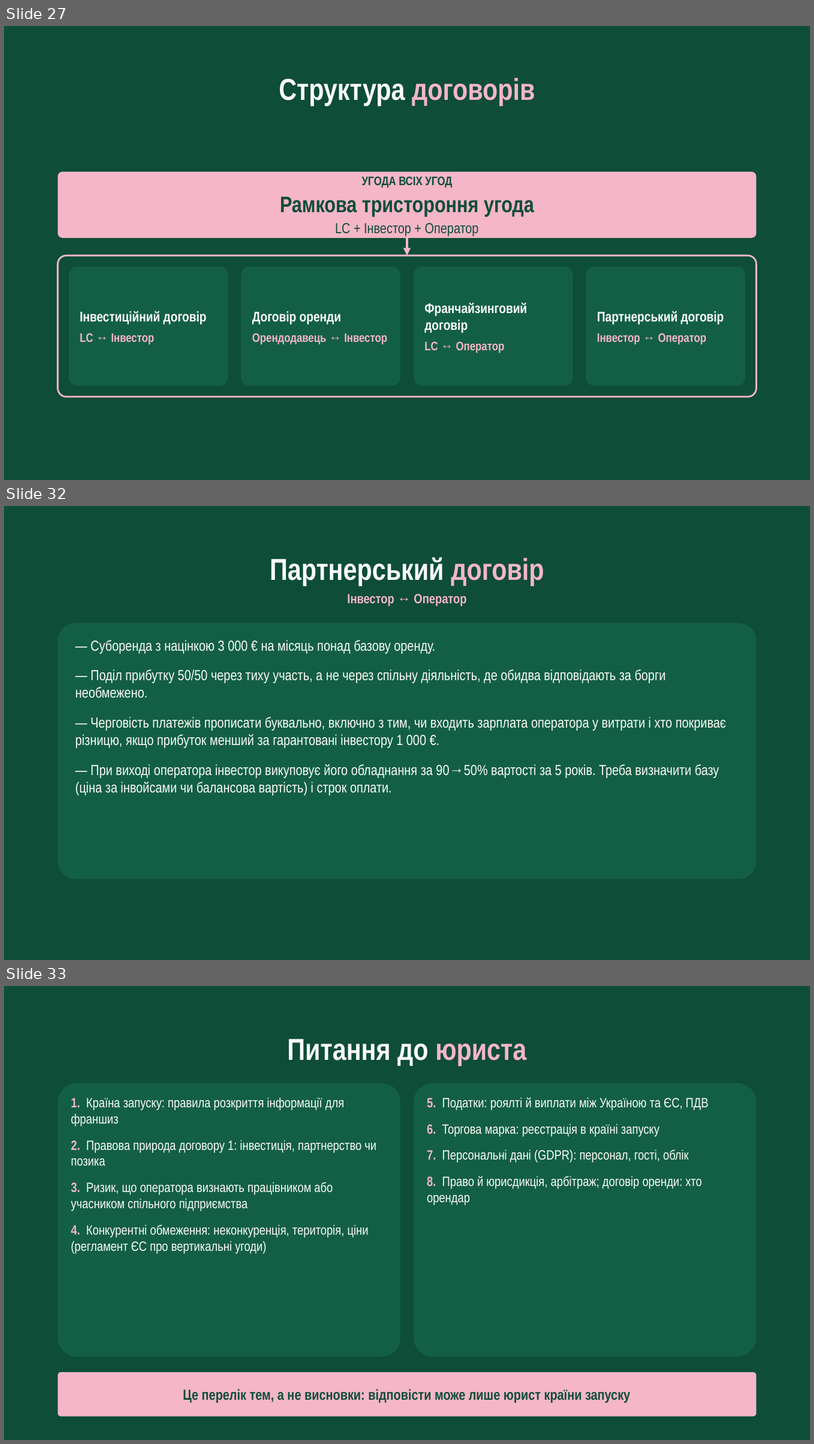
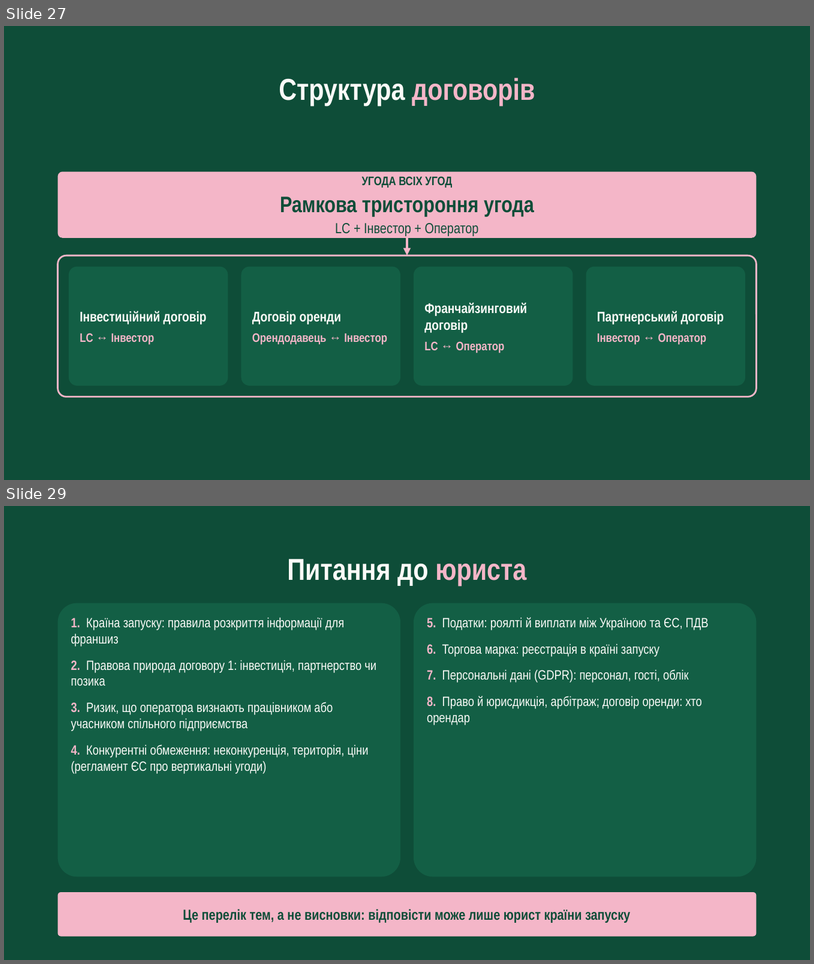
Before and after one commit to denfidiriv-cmyk/xcrypto, a slide deck: presentation_with_contract.pptx. Shown one above the other, each under a label of ours: slides 27, 32 and 33 before the commit, slides 27 and 29 after it; the slides between them are not shown. The pictures are 814x1444 and 814x964 pixels, drawn with LibreOffice and Linux fonts; fonts in the diff are those of the drawing. Boxes give left, top, right and bottom in pixels: in the first picture for what was removed or moved away, otherwise in the second. Text is boxed around its words. In the diff, an @@ line names an element or a change of style, - is before the commit and + after.

```diff
--- a/presentation_with_contract.pptx
+++ b/presentation_with_contract.pptx
@@ slide 32 removed at (x1=4, y1=506, x2=810, y2=960), background #0E4D38 @@
@@ text removed at (x1=270, y1=557, x2=544, y2=586) @@
-Партнерський договір
@@ text removed at (x1=347, y1=594, x2=467, y2=606) @@
-Інвестор ↔ Оператор
@@ rounded rectangle removed at (x1=57, y1=623, x2=756, y2=879) @@
@@ text removed at (x1=75, y1=640, x2=726, y2=795) @@
-— Суборенда з націнкою 3 000 € на місяць понад базову оренду.
-— Поділ прибутку 50/50 через тиху участь, а не через спільну діяльність, де обидва відповідають за борги необмежено.
-— Черговість платежів прописати буквально, включно з тим, чи входить зарплата оператора у витрати і хто покриває різницю, якщо прибуток менший за гарантовані інвестору 1 000 €.
-— При виході оператора інвестор викуповує його обладнання за 90→50% вартості за 5 років. Треба визначити базу (ціна за інвойсами чи балансова вартість) і строк оплати.
@@ what was slide 33 is now slide 29 @@
```
Also in this commit, not shown: 1 slide added, 4 other slides removed.
